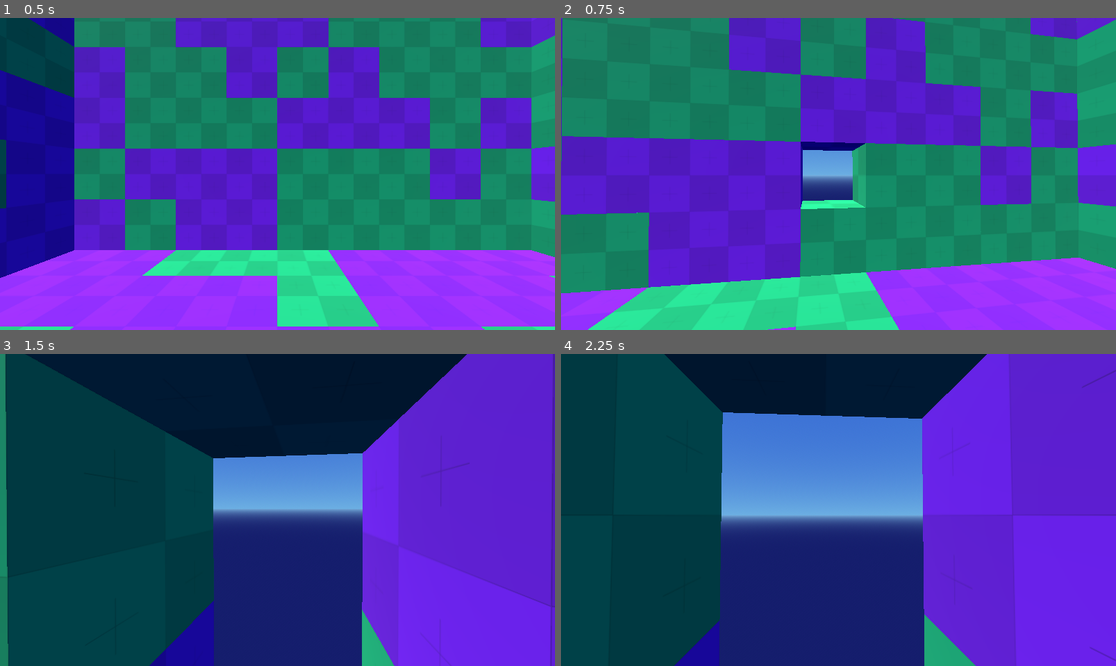
Above: before the commit, frames 1-4 (two rows, left to right).
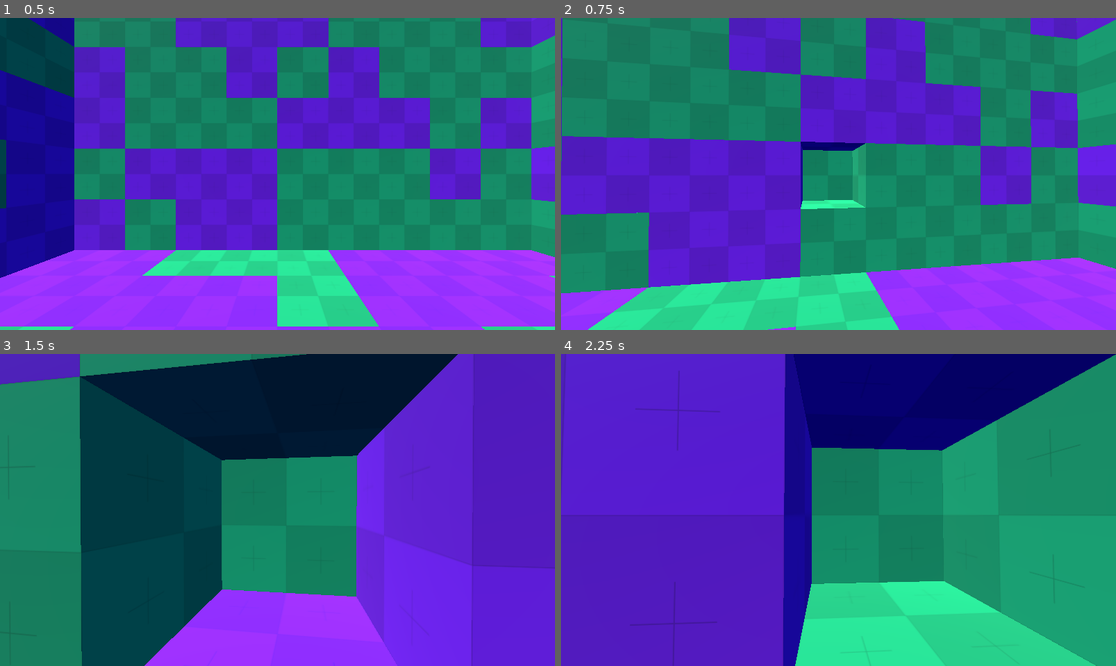
Above: after the commit, the same moments.

Repository: HaHAjax/mining-game
Game: Godot game, scene res://scenes/testing/gen_testing/gen_and_mine_testing.tscn
The game is run twice, just before and just after one commit, with the same random seed, the same clock (stepped at 60 frames per second) and the same inputs. The project has no main scene, so this scene is started directly.
Inputs (mouse positions are in pixels of both pictures, inside the frame that each line leads up to):
- Up to frame 1 (0.5 s): no input
- Up to frame 2 (0.75 s): tap Enter at 0.5 s; move the mouse to (866, 174) at 0.52 s; hold W (move_forward) from 0.53 s (still down); click (866, 174) at 0.6 s
- Up to frame 3 (1.5 s): keep holding W (move_forward); tap Space (jump) at 0.77 s; move the mouse to (249, 510) at 1.27 s; click (249, 510) at 1.35 s
- Up to frame 4 (2.25 s): keep holding W (move_forward); tap Space (jump) at 1.52 s; move the mouse to (849, 503) at 2.02 s; click (849, 503) at 2.1 s

Frame 1 is identical in both runs. In frame 2, 1.4% of the frame differs, in the area x 43-53%, y 42-59%; in frame 3, 37%; in frame 4, 100%, in the area x 0-100%, y 0-100%.

Commit message:
Added block generation when a block is destroyed

Diff:
--- a/scenes/player/player_controller.gd
+++ b/scenes/player/player_controller.gd
@@ -103,6 +103,8 @@
 			# print("Combined: ", block_position)
 
 			raycast_node.get_collider().destroy_block(block_position)
+			var modified_block_position: Vector3i = raycast_node.get_collider().local_to_map(block_position)
+			raycast_node.get_collider().generate_new_blocks(modified_block_position, raycast_node.get_collision_normal())
 
 
 	pass
--- a/scenes/testing/gen_testing/grid_map_script.gd
+++ b/scenes/testing/gen_testing/grid_map_script.gd
@@ -8,29 +8,107 @@
 
 
 func _ready() -> void:
+	# Calculating these once for performance
 	var halved_blocks_amount_width := Vector3i(ceil(blocks_amount_width.x / 2.0), ceil(blocks_amount_width.y / 2.0), ceil(blocks_amount_width.z / 2.0))
 	var halved_empty_space := Vector3i(ceil(empty_space.x / 2.0), ceil(empty_space.y / 2.0), ceil(empty_space.z / 2.0))
 
+	# Getting all the possible block positions based on blocks_amount_width and empty_space
 	for x in range(-halved_blocks_amount_width.x + -halved_empty_space.x, (halved_blocks_amount_width.x + halved_empty_space.x) + 1):
 		for y in range(-halved_blocks_amount_width.y + -halved_empty_space.y, (halved_blocks_amount_width.y + halved_empty_space.y) + 1):
 			for z in range(-halved_blocks_amount_width.z + -halved_empty_space.z, (halved_blocks_amount_width.z + halved_empty_space.z) + 1):
 
+				# Checking if the block is not inside the empty space
 				if abs(x) > halved_empty_space.x or abs(y) > halved_empty_space.y or abs(z) > halved_empty_space.z:
 
 					# For debugging purposes
 					# print("placing block at: ", x, " ", y, " ", z)
 
-					# Random block
+					# Randomly choosing which block to place
 					var which_block_to_use: int = randi() % 2
 
-					# Actually set the random block
+					# Actually setting the random block
 					set_cell_item(Vector3i(x, y, z) + origin_offset, which_block_to_use)
 
-	# pass
 
 func destroy_block(world_coordinate: Vector3) -> void:
+	# Making the block coordinate relative to the grid map
 	var map_coordinate := local_to_map(world_coordinate)
 
+	# For debugging
 	# print("map_coordinate: ", map_coordinate)
 
+	# Destroying the block
 	set_cell_item(map_coordinate, -1)
+
+
+func generate_new_blocks(destroyed_block_position: Vector3i, face_direction: Vector3i) -> void:
+	# # Getting the surrounding blocks
+	# var surrounding_blocks: Array[Vector3i] = [
+	# 	Vector3i(1, 0, 0),
+	# 	Vector3i(-1, 0, 0),
+	# 	Vector3i(0, 1, 0),
+	# 	Vector3i(0, -1, 0),
+	# 	Vector3i(0, 0, 1),
+	# 	Vector3i(0, 0, -1)
+	# ]
+
+	# # Removing the block in front of the player from the surrounding blocks
+	# match face_direction:
+	# 	Vector3i(1, 0, 0):
+	# 		surrounding_blocks.remove_at(0)
+	# 	Vector3i(-1, 0, 0):
+	# 		surrounding_blocks.remove_at(1)
+	# 	Vector3i(0, 1, 0):
+	# 		surrounding_blocks.remove_at(2)
+	# 	Vector3i(0, -1, 0):
+	# 		surrounding_blocks.remove_at(3)
+	# 	Vector3i(0, 0, 1):
+	# 		surrounding_blocks.remove_at(4)
+	# 	Vector3i(0, 0, -1):
+	# 		surrounding_blocks.remove_at(5)
+
+	var pass_one_surrounding_blocks := get_valid_surrounding_blocks_pass_one(face_direction)
+	var pass_two_surrounding_blocks := get_valid_surrounding_blocks_pass_two(destroyed_block_position, pass_one_surrounding_blocks, face_direction)
+
+	# Generate the blocks at the positions
+	for block in pass_two_surrounding_blocks:
+		set_cell_item(block, randi() % 2)
+
+
+
+	pass
+
+
+
+# Helper functions
+func get_valid_surrounding_blocks_pass_one(face_direction: Vector3i) -> Array[Vector3i]:
+	var surrounding_blocks: Array[Vector3i] = [
+		Vector3i(1, 0, 0),
+		Vector3i(-1, 0, 0),
+		Vector3i(0, 1, 0),
+		Vector3i(0, -1, 0),
+		Vector3i(0, 0, 1),
+		Vector3i(0, 0, -1)
+	]
+
+	for pos in surrounding_blocks:
+		if pos == face_direction:
+			surrounding_blocks.remove_at(surrounding_blocks.find(pos))
+	return surrounding_blocks
+
+
+func get_valid_surrounding_blocks_pass_two(destroyed_block_position: Vector3i, curr_surrounding_blocks: Array[Vector3i], face_direction: Vector3i) -> Array[Vector3i]:
+	var all_existing_blocks: Array[Vector3i] = get_used_cells()
+
+	var valid_surrounding_blocks: Array[Vector3i] = []
+
+	# print(curr_surrounding_blocks)
+
+	for block_from_curr in curr_surrounding_blocks:
+		if block_from_curr + destroyed_block_position not in all_existing_blocks and block_from_curr != face_direction:
+			valid_surrounding_blocks.append(block_from_curr + destroyed_block_position)
+
+		# if block_from_all == destroyed_block_position + block_from_curr:
+		# 	valid_surrounding_blocks.append(block_from_curr + destroyed_block_position)
+
+	return valid_surrounding_blocks
